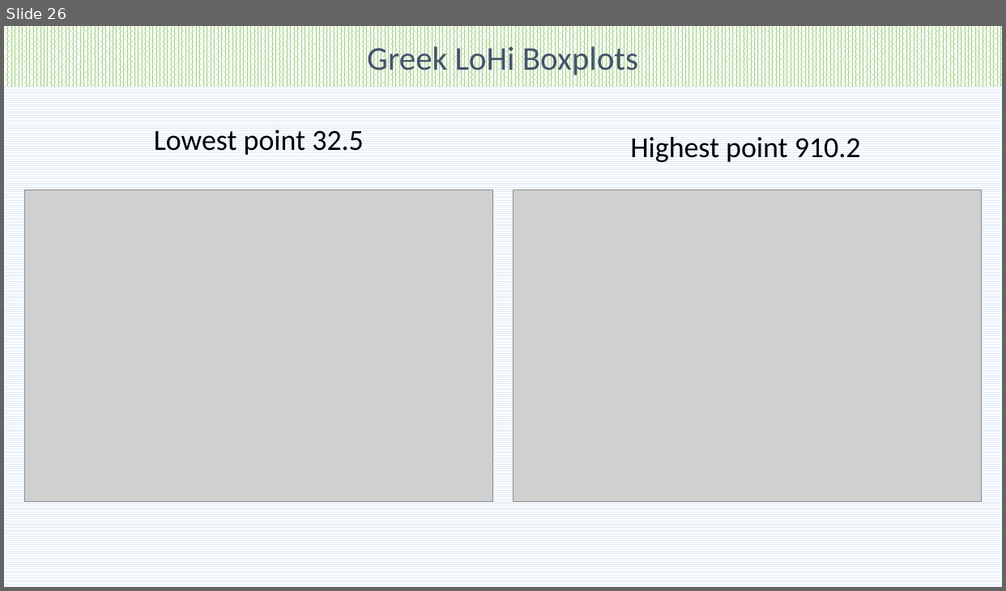
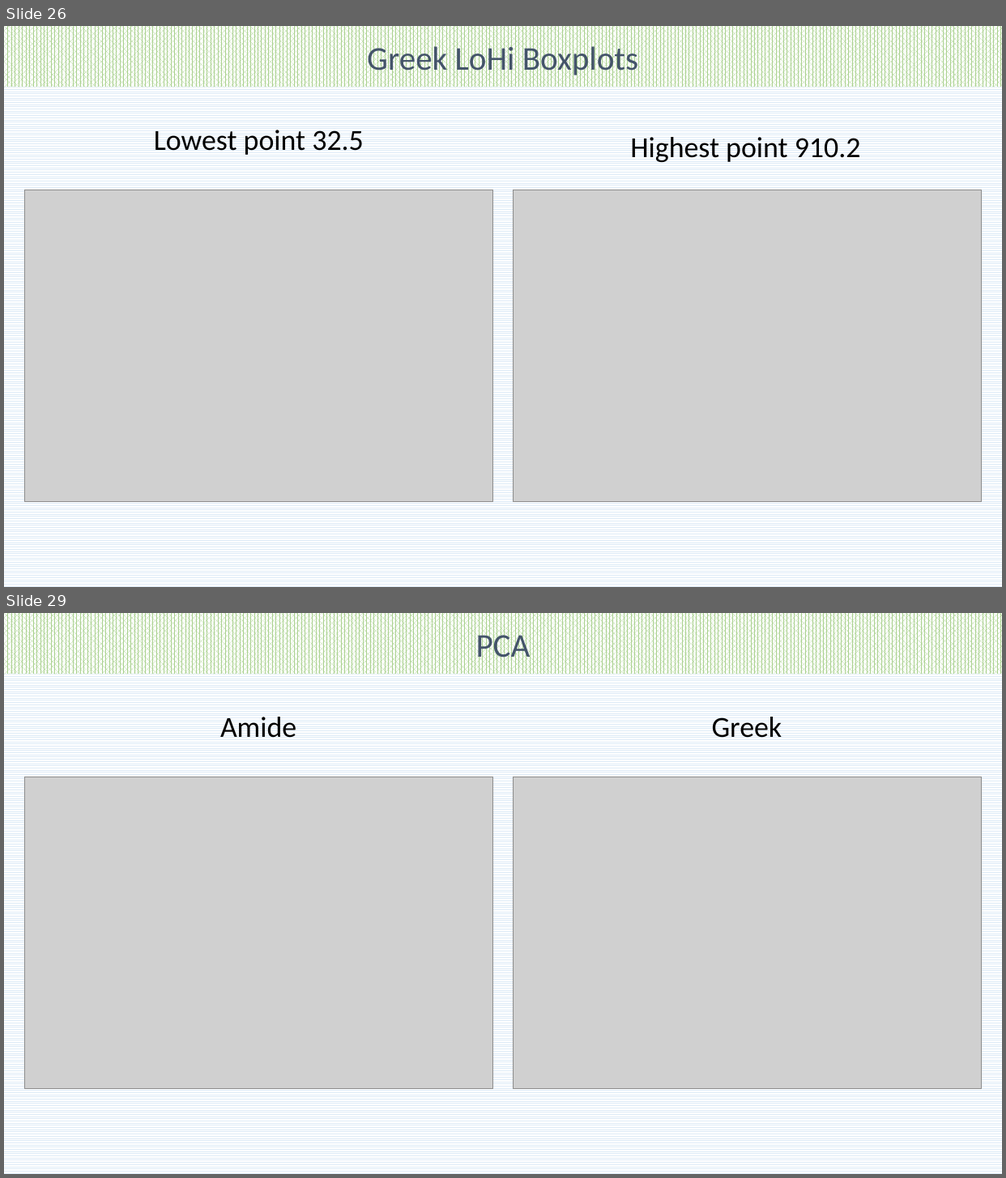
Before and after one commit to pockos56/RTI_prediction, a slide deck: Future presentation update.pptx. Shown one above the other, each under a label of ours: slide 26 before the commit, slides 26 and 29 after it; the slides between them are not shown. The pictures are 1006x591 and 1006x1178 pixels, drawn with LibreOffice and Linux fonts; fonts in the diff are those of the drawing; grey boxes stand for pictures. Boxes give left, top, right and bottom in pixels: in the first picture for what was removed or moved away, otherwise in the second. Text is boxed around its words. In the diff, an @@ line names an element or a change of style, - is before the commit and + after.

```diff
--- a/Future presentation update.pptx
+++ b/Future presentation update.pptx
@@ slide 29 added at (x1=4, y1=613, x2=1002, y2=1174), background pattern #DEEBF7 on #FFFFFF @@
@@ rectangle added at (x1=4, y1=613, x2=1002, y2=675), fill pattern #A9D18E on #FFFFFF, 32 pt, text #44546A @@
+PCA
@@ text added at (x1=220, y1=717, x2=296, y2=738), 28 pt, text #000000 @@
+Amide
@@ text added at (x1=712, y1=717, x2=782, y2=738), 28 pt, text #000000 @@
+Greek
@@ picture added at (x1=25, y1=777, x2=493, y2=1089) @@
@@ picture added at (x1=513, y1=777, x2=982, y2=1089) @@
```
Also in this commit, not shown: 2 other slides added, 8 other files.
